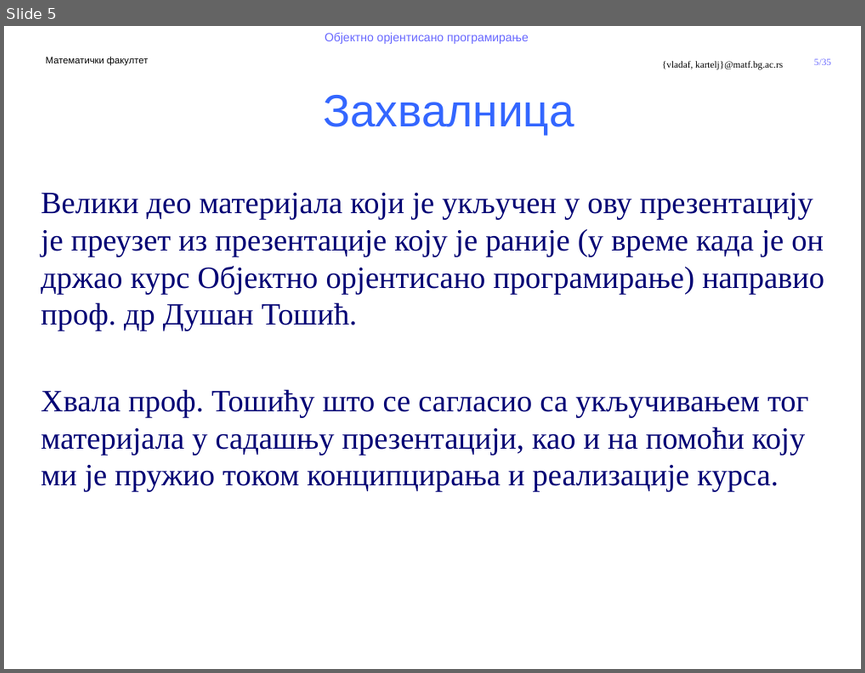
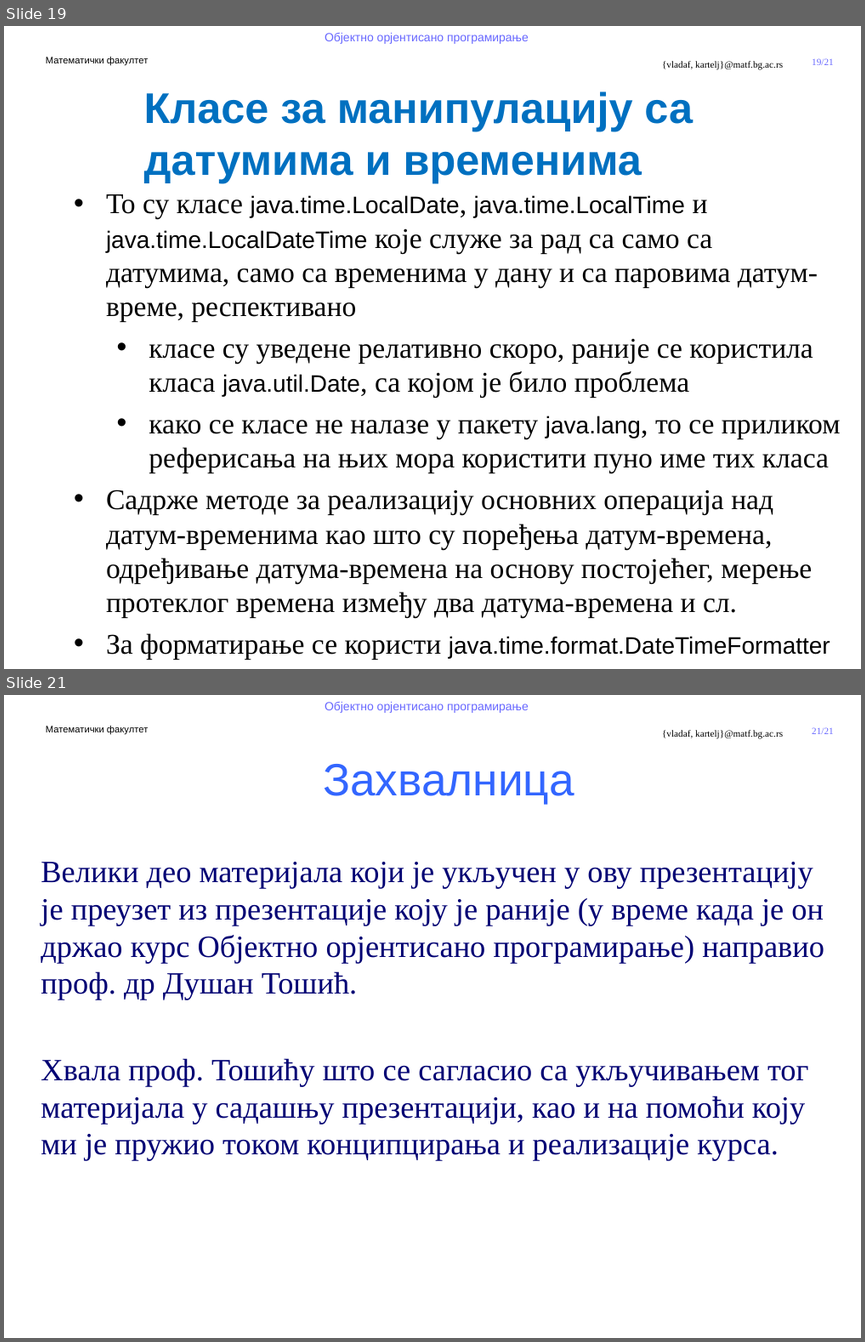
Before and after one commit to MatfOOP/OOP, a slide deck: predavanja/prezentacije/OOP07-1-Predefinisani tipovi u Javi.pptx. Shown one above the other, each under a label of ours: slide 5 before the commit, slides 19 and 21 after it; the slides between them are not shown. The pictures are 865x673 and 865x1342 pixels, drawn with LibreOffice and Linux fonts; fonts in the diff are those of the drawing; background and template pictures are left out. Boxes give left, top, right and bottom in pixels: in the first picture for what was removed or moved away, otherwise in the second. Text is boxed around its words. In the diff, an @@ line names an element or a change of style, - is before the commit and + after.

```diff
--- a/predavanja/prezentacije/OOP07-1-Predefinisani tipovi u Javi.pptx
+++ b/predavanja/prezentacije/OOP07-1-Predefinisani tipovi u Javi.pptx
@@ slide 19 added at box(4, 26, 861, 669), background #FFFFFF; not listed: 5 template elements that a slide beside it also shows @@
@@ text added at box(144, 91, 692, 183), 36 pt, text #0070C0, bold @@
+Класе за манипулацију са датумима и временима
@@ text added at box(106, 194, 840, 658), 24 pt, text #000000 @@
+• То су класе java.time.LocalDate, java.time.LocalTime и java.time.LocalDateTime које служе за рад са само са датумима, само са временима у дану и са паровима датум-време, респективано
+  • класе су уведене релативно скоро, раније се користила класа java.util.Date, са којом је било проблема
+  • како се класе не налазе у пакету java.lang, то се приликом реферисања на њих мора користити пуно име тих класа
+• Садрже методе за реализацију основних операција над датум-временима као што су поређења датум-времена, одређивање датума-времена на основу постојећег, мерење протеклог времена између два датума-времена и сл.
+• За форматирање се користи java.time.format.DateTimeFormatter
@@ what was slide 5 is now slide 21 @@
@@ page number at box(812, 727, 834, 734): text changed @@
-5/35
+21/21
```
Also in this commit, not shown: 1 slide changed, 16 other slides added, 1 slide removed, 5 other files.
